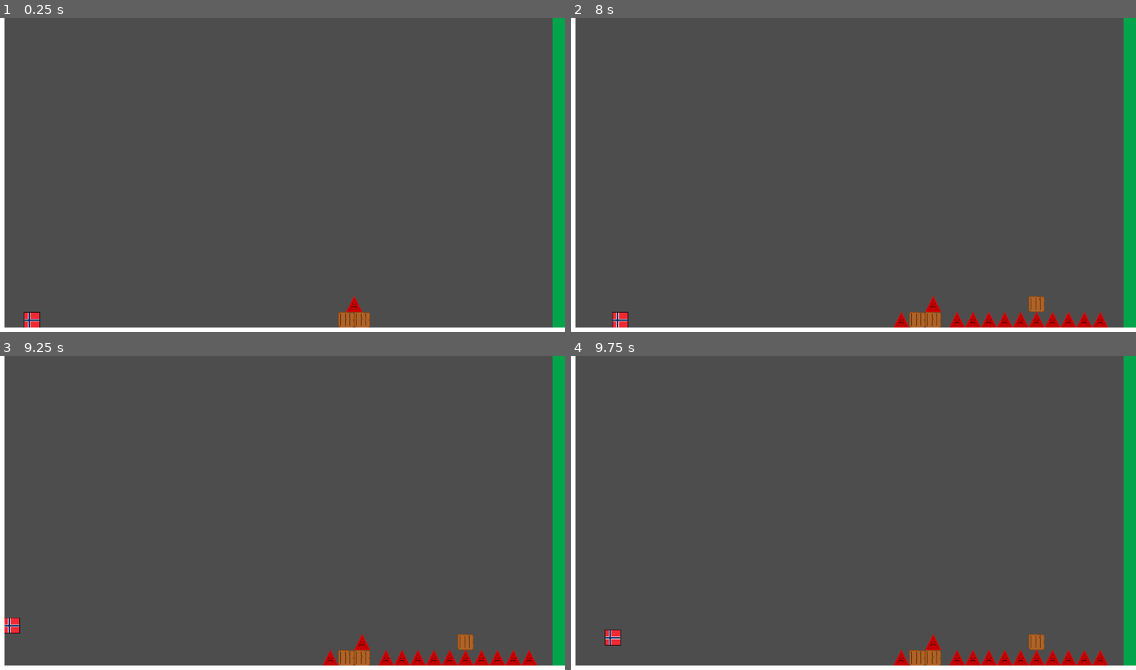
Above: before the commit, frames 1-4 (two rows, left to right).
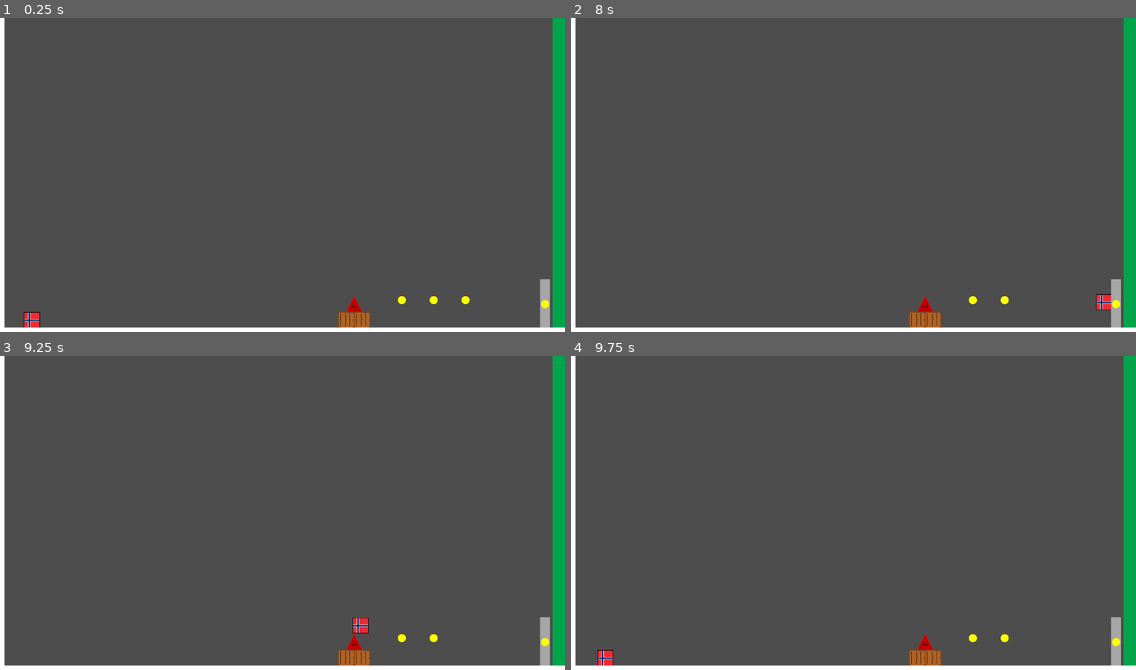
Above: after the commit, the same moments.

Repository: LunarTides/Norway-Game
Game: Godot game, scene res://Scenes/World.tscn
The game is run twice, just before and just after one commit, with the same random seed, the same clock (stepped at 60 frames per second) and the same inputs.
Inputs:
- Up to frame 1 (0.25 s): no input
- Up to frame 2 (8 s): tap Enter at 0.5, 4.25 s; hold D (move_right) 0.53-2.03 s; tap Space (jump) at 0.77, 1.52, 2, 3.02, 3.77, 4.52, 6.02, 6.77, 7.25, 7.52 s; hold A (move_left) 2.03-4.28 s; hold D (move_right) from 4.28 s (still down)
- Up to frame 3 (9.25 s): release D (move_right) at 8.03 s; hold A (move_left) from 8.03 s (still down); tap Space (jump) at 9.02 s
- Up to frame 4 (9.75 s): release A (move_left) at 9.53 s; hold D (move_right) from 9.53 s (still down)

The runs differ from the first frame. In frame 1, 0.4% of the frame differs, in the area x 70-98%, y 83-99%; in frame 2, 1.7%; in frame 3, 1.7%; in frame 4, 1.7%, in the area x 4-98%, y 83-99%.

Commit message:
Add keys and keydoors

Diff:
--- /dev/null
+++ b/Scenes/Key.tscn
@@ -0,0 +1,22 @@
+[gd_scene load_steps=4 format=3 uid="uid://chwcpfkm0a030"]
+
+[ext_resource type="Script" path="res://Scripts/Key.gd" id="1_fekmv"]
+
+[sub_resource type="SphereMesh" id="SphereMesh_dj14d"]
+radius = 8.0
+height = 16.0
+
+[sub_resource type="CircleShape2D" id="CircleShape2D_lrptk"]
+radius = 8.0
+
+[node name="Key" type="Area2D" groups=["Key"]]
+script = ExtResource("1_fekmv")
+
+[node name="MeshInstance2D" type="MeshInstance2D" parent="."]
+modulate = Color(1, 1, 0, 1)
+mesh = SubResource("SphereMesh_dj14d")
+
+[node name="CollisionShape2D" type="CollisionShape2D" parent="."]
+shape = SubResource("CircleShape2D_lrptk")
+
+[connection signal="body_entered" from="." to="." method="_on_body_entered"]
--- /dev/null
+++ b/Scenes/KeyDoor.tscn
@@ -0,0 +1,28 @@
+[gd_scene load_steps=5 format=3 uid="uid://c7a1ju66q6mr"]
+
+[ext_resource type="Script" path="res://Scripts/KeyDoor.gd" id="1_dppc4"]
+
+[sub_resource type="QuadMesh" id="QuadMesh_w27ed"]
+size = Vector2(20, 100)
+
+[sub_resource type="SphereMesh" id="SphereMesh_lox7q"]
+radius = 8.0
+height = 16.0
+
+[sub_resource type="WorldBoundaryShape2D" id="WorldBoundaryShape2D_4rr8t"]
+normal = Vector2(-1, 0)
+distance = 8.0
+
+[node name="KeyDoor" type="StaticBody2D"]
+script = ExtResource("1_dppc4")
+
+[node name="MeshInstance2D" type="MeshInstance2D" parent="."]
+modulate = Color(0.650128, 0.650128, 0.650128, 1)
+mesh = SubResource("QuadMesh_w27ed")
+
+[node name="MeshInstance2D2" type="MeshInstance2D" parent="."]
+modulate = Color(1, 1, 0, 1)
+mesh = SubResource("SphereMesh_lox7q")
+
+[node name="CollisionShape2D" type="CollisionShape2D" parent="."]
+shape = SubResource("WorldBoundaryShape2D_4rr8t")
--- a/Scenes/Levels/Level1.tscn
+++ b/Scenes/Levels/Level1.tscn
@@ -1,7 +1,9 @@
-[gd_scene load_steps=3 format=3 uid="uid://b6l311xh7hpr5"]
+[gd_scene load_steps=5 format=3 uid="uid://b6l311xh7hpr5"]
 
 [ext_resource type="PackedScene" uid="uid://g1hjtebu6chm" path="res://Scenes/Box.tscn" id="1_bnd87"]
 [ext_resource type="PackedScene" uid="uid://b3v5wv6omu65q" path="res://Scenes/Spike.tscn" id="2_kt6gv"]
+[ext_resource type="PackedScene" uid="uid://c7a1ju66q6mr" path="res://Scenes/KeyDoor.tscn" id="3_k788h"]
+[ext_resource type="PackedScene" uid="uid://chwcpfkm0a030" path="res://Scenes/Key.tscn" id="4_hsld5"]
 
 [node name="Level1" type="Node2D"]
 
@@ -13,3 +15,15 @@
 
 [node name="Spike" parent="." instance=ExtResource("2_kt6gv")]
 position = Vector2(728, 600)
+
+[node name="KeyDoor" parent="." instance=ExtResource("3_k788h")]
+position = Vector2(1112, 600)
+
+[node name="Key" parent="." instance=ExtResource("4_hsld5")]
+position = Vector2(888, 592)
+
+[node name="Key3" parent="." instance=ExtResource("4_hsld5")]
+position = Vector2(952, 592)
+
+[node name="Key2" parent="." instance=ExtResource("4_hsld5")]
+position = Vector2(824, 592)
--- /dev/null
+++ b/Scripts/Key.gd
@@ -0,0 +1,9 @@
+class_name Key
+extends Area2D
+
+signal collected
+
+func _on_body_entered(body: Node2D) -> void:
+	if body is Player:
+		collected.emit()
+		queue_free()
--- /dev/null
+++ b/Scripts/KeyDoor.gd
@@ -0,0 +1,16 @@
+extends StaticBody2D
+
+var score = 0
+var max_score = 0
+
+# Called when the node enters the scene tree for the first time.
+func _ready() -> void:
+	for key: Key in get_tree().get_nodes_in_group(&"Key"):
+		max_score += 1
+
+		key.collected.connect(func():
+			score += 1
+
+			if score >= max_score:
+				queue_free()
+		)
--- a/Scripts/Norway.gd
+++ b/Scripts/Norway.gd
@@ -1,3 +1,4 @@
+class_name Player
 extends CharacterBody2D
 
 
--- a/project.godot
+++ b/project.godot
@@ -27,6 +27,7 @@
 [global_group]
 
 Kill=""
+Key=""
 
 [input]
 
